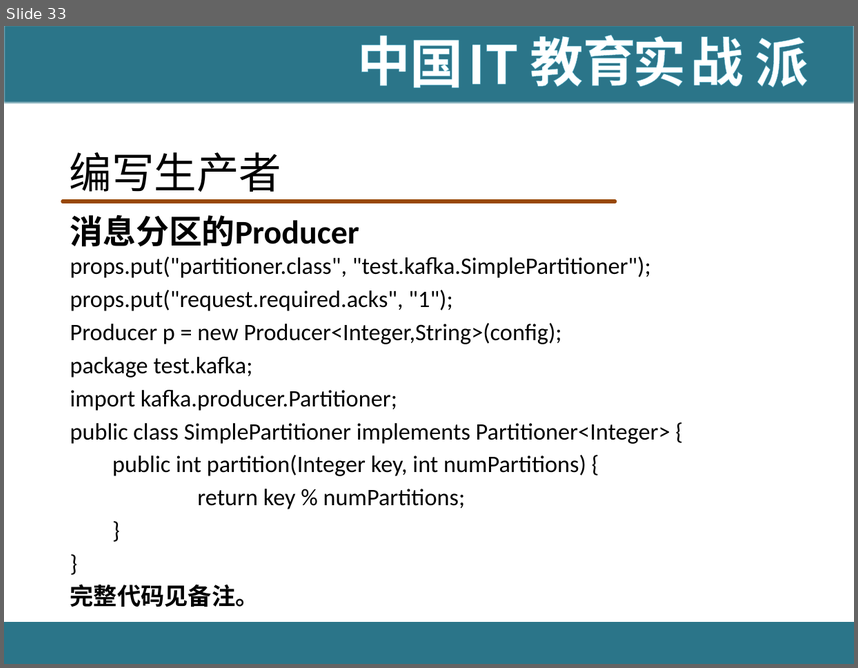
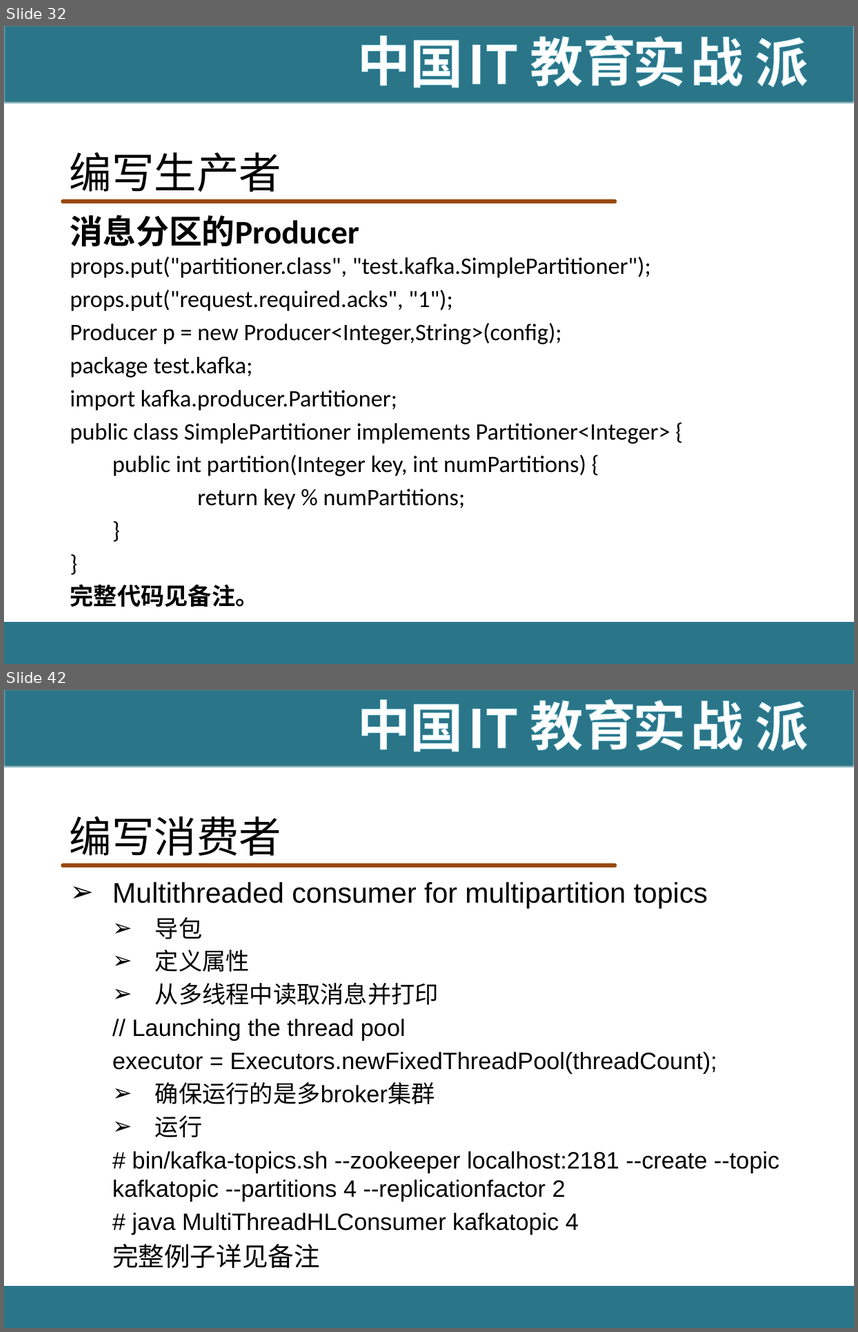
Before and after one commit to hanningxiao/BigData, a slide deck: [IT18掌www.it18zhang.com]Kafka.pptx. Shown one above the other, each under a label of ours: slide 33 before the commit, slides 32 and 42 after it; the slides between them are not shown. The pictures are 858x668 and 858x1332 pixels, drawn with LibreOffice and Linux fonts; fonts in the diff are those of the drawing; background and template pictures are left out. Boxes give left, top, right and bottom in pixels: in the first picture for what was removed or moved away, otherwise in the second. Text is boxed around its words. In the diff, an @@ line names an element or a change of style, - is before the commit and + after.

Commit message:
kafka

```diff
--- a/[IT18掌www.it18zhang.com]Kafka.pptx
+++ b/[IT18掌www.it18zhang.com]Kafka.pptx
@@ slide 42 added at box(4, 690, 854, 1328), background #FFFFFF; not listed: 11 template elements that a slide beside it also shows @@
@@ title added at box(70, 816, 282, 856), 36 pt, text #000000 @@
+编写消费者
@@ text added at box(112, 882, 780, 1268), 20 pt, text #000000 @@
+➢ Multithreaded consumer for multipartition topics
+  ➢ 导包
+  ➢ 定义属性
+  ➢ 从多线程中读取消息并打印
+  // Launching the thread pool
+  executor = Executors.newFixedThreadPool(threadCount);
+  ➢ 确保运行的是多broker集群
+  ➢ 运行
+  # bin/kafka-topics.sh --zookeeper localhost:2181 --create --topic kafkatopic --partitions 4 --replicationfactor 2
+  # java MultiThreadHLConsumer kafkatopic 4
+  完整例子详见备注
@@ what was slide 33 is now slide 32 @@
```
Also in this commit, not shown: 23 other slides added, 1 slide removed.
